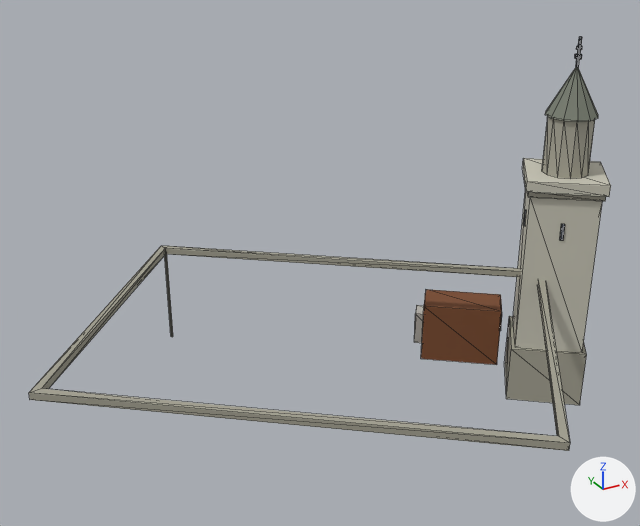
Two versions of the glTF model game/assets/buildings/mescit.glb, one commit apart.
One viewpoint serves both versions: a camera (50 mm lens) standing at (-79.1, -12.3, 20.4) and looking at (-63.8, 15.6, 6.5). The lights are fixed; the arrows at lower right show +X, +Y and +Z. The picture after the commit comes second. Mesh edges are drawn as thin lines. Vertices at exactly the same position are counted once.

Objects in the first picture: 'mescit'.
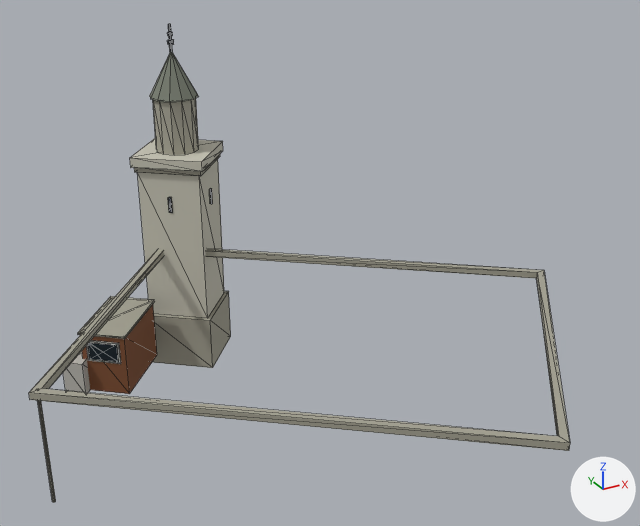
Boxes (x1, y1, x2, y2) around the edits, measured in the pictures (640 x 526 px; the box of a moved part takes in the faces that stretch with it):
'mescit', reshaped (7% narrower, 15% taller): before (29, 37, 611, 451); after (29, 24, 570, 502)
part 1 of me_mescit, moved or reshaped: before (504, 316, 587, 405); after (153, 291, 231, 368)
part 2 of me_mescit, moved or reshaped: before (527, 192, 606, 201); after (134, 154, 220, 176)
part 3 of me_mescit, moved or reshaped: before (165, 254, 173, 337); after (37, 401, 56, 502)
part 4 of me_mescit, moved or reshaped: before (513, 190, 603, 353); after (137, 159, 224, 318)
part 5 of me_mescit, moved or reshaped: before (522, 158, 611, 197); after (130, 138, 223, 172)
part 6 of me_mescit, moved or reshaped: before (560, 224, 565, 240); after (210, 188, 212, 204)
part 7 of me_mescit, moved or reshaped (not visible before): after (168, 197, 172, 213)
part 8 of me_mescit, moved or reshaped: before (576, 37, 582, 67); after (168, 24, 173, 52)
part 9 of me_mescit, moved or reshaped: before (575, 54, 582, 59); after (167, 40, 174, 44)
part 10 of me_mescit, moved or reshaped: before (542, 116, 595, 179); after (153, 98, 199, 155)
part 11 of me_mescit, moved or reshaped: before (545, 67, 598, 122); after (150, 52, 198, 102)
part 12 of me_mescit, added: after (86, 341, 121, 364)
part 13 of me_mescit, added: after (88, 343, 119, 362)
part 14 of me_mescit, moved or reshaped: before (414, 305, 424, 343); after (63, 351, 90, 393)
part 15 of me_mescit, deleted (brown): before (421, 289, 502, 365)
part 16 of me_mescit, added: after (78, 296, 157, 394)

Patch to the scene script:
```diff
--- a/game/assets/buildings/mescit.glb.py
+++ b/game/assets/buildings/mescit.glb.py
@@ mat_lm_white @@
+mat_lm_white = principled_material('lm_white')
+mat_lm_white.base_color = (0.893, 0.893, 0.852)  # white #f3f3ee
+mat_lm_white.roughness = 0.9
@@ me_mescit @@
 # used by ob_mescit; location = (0.0, 0.0, 0.0)
-me_mescit.from_pydata(...)  # 205 vertices, 338 faces; spans x -75.4..-50.8, y 3.7..24.6, z -1.2..14.6
+me_mescit.from_pydata(...)  # 261 vertices, 422 faces; spans x -75.4..-53.6, y 3.7..27.0, z -1.2..14.6
+# me_mescit part 1: the loose piece of 8 vertices spanning x -55.3..-50.9, y 11.6..16.1, z -1.2..1.4 is turned 89 degrees about the z axis through its middle, then moved by (-13.0, 10.9, 0.0)
+# me_mescit part 2: the loose piece of 8 vertices spanning x -55.2..-51.0, y 11.7..16.0, z 8.4..8.6 is turned 89 degrees about the z axis through its middle, then moved by (-13.0, 10.9, 0.0)
+# me_mescit part 3: the loose piece of 12 vertices spanning x -67.2..-67.1, y 24.2..24.3, z 0.0..4.6 is moved by (-7.9, -9.7, 0.0)
+# me_mescit part 4: the loose piece of 8 vertices spanning x -55.1..-51.1, y 11.8..15.8, z 1.4..8.4 is turned 89 degrees about the z axis through its middle, then moved by (-13.0, 10.9, 0.0)
+# me_mescit part 5: the loose piece of 8 vertices spanning x -55.4..-50.8, y 11.6..16.1, z 8.6..9.1 is turned 89 degrees about the z axis through its middle, then moved by (-13.0, 10.9, 0.0)
+# me_mescit part 6: the loose piece of 8 vertices spanning x -54.1..-53.9, y 12.6..12.8, z 6.6..7.2 is moved by (-11.0, 11.1, 0.0)
+# me_mescit part 7: the loose piece of 8 vertices spanning x -56.2..-53.7, y 16.6..18.6, z 1.2..2.1 is scaled about its middle by (0.02, -0.0313, 0.843), then moved by (-12.0, 6.0, 5.2), in mat_lm_dark (dark grey #3d434b)
+# me_mescit part 8: the loose piece of 12 vertices spanning x -53.2..-53.0, y 13.8..13.9, z 13.4..14.6 is moved by (-13.0, 10.9, 0.0)
+# me_mescit part 9: the loose piece of 16 vertices spanning x -53.2..-53.0, y 13.7..14.0, z 13.7..13.9 is moved by (-13.0, 10.9, 0.0)
+# me_mescit part 10: the loose piece of 24 vertices spanning x -54.1..-52.1, y 12.9..14.8, z 9.1..11.4 is moved by (-13.0, 10.9, 0.0)
+# me_mescit part 11: the loose piece of 13 vertices spanning x -54.2..-52.0, y 12.8..14.9, z 11.4..13.4 is moved by (-13.0, 10.9, 0.0)
+# me_mescit part 12: the loose piece of 8 vertices spanning x -54.6..-53.7, y 15.3..16.4, z 1.2..2.1 is copied, and the copy is scaled about its middle by (-1.37, 0.876, 1.18), then moved by (-17.0, 5.7, -0.1), in mat_lm_white (white #f3f3ee); it spans x -71.7..-70.6, y 21.0..22.0, z 1.1..2.1
+# me_mescit part 13: the loose piece of 8 vertices spanning x -54.6..-53.7, y 15.3..16.4, z 1.2..2.1 is copied, and the copy is scaled about its middle by (-1.22, 0.781, 0.988), then moved by (-17.0, 5.6, -0.1); it spans x -71.7..-70.6, y 21.0..21.9, z 1.2..2.0
+# me_mescit part 14: the loose piece of 8 vertices spanning x -56.9..-55.1, y 17.8..19.5, z -0.4..1.1 is turned 89 degrees about the z axis through its middle, then moved by (-16.0, 3.9, 0.0)
+# me_mescit part 15: the loose piece of 8 vertices spanning x -57.5..-53.6, y 15.1..18.7, z -0.4..2.3 is deleted
+# me_mescit part 16: 16 vertices added at x -72.0..-68.1, y 20.8..24.9, z -0.4..2.5
+# other edits to the shape of me_mescit do not show in these pictures
 me_mescit.materials.append(mat_lm_mescit_stone_dark)
@@ me_mescit @@
 me_mescit.materials.append(mat_lm_concrete)
+me_mescit.materials.append(mat_lm_white)  # white #f3f3ee
```
